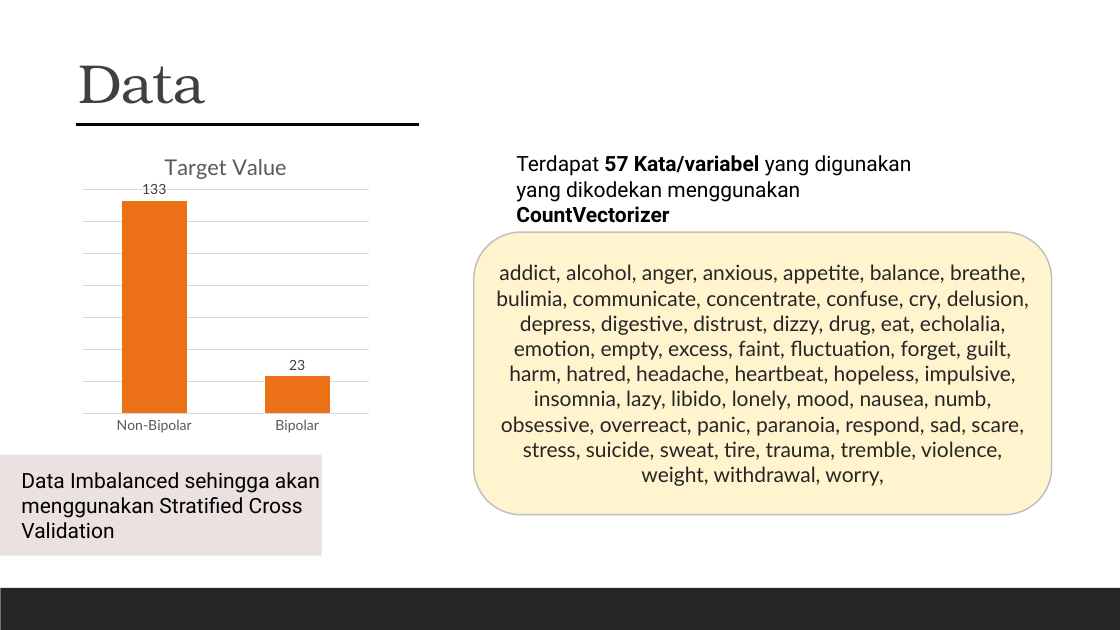
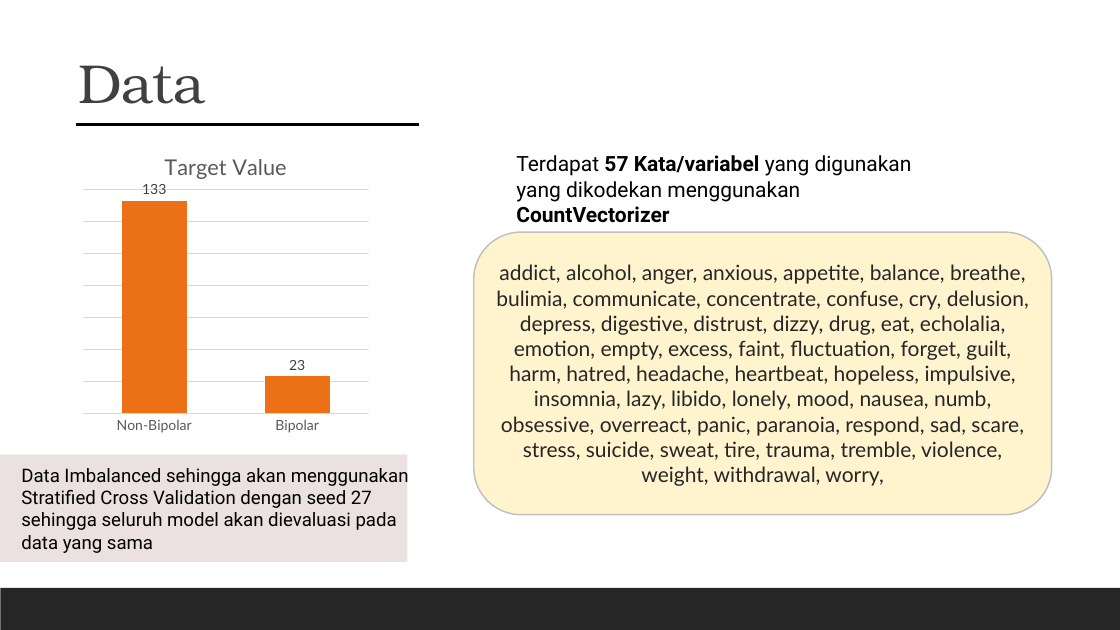
Before and after one commit to ekoptra/metamorphosis, a slide deck: slide 3 of Bipolar Prediction.pptx. Drawn at 1120x630 pixels with LibreOffice and Linux fonts; fonts in the diff are those of the drawing. Boxes give left, top, right and bottom in pixels: in the first picture for what was removed or moved away, otherwise in the second. Text is boxed around its words. In the diff, an @@ line names an element or a change of style, - is before the commit and + after.

```diff
--- a/Bipolar Prediction.pptx
+++ b/Bipolar Prediction.pptx
@@ rectangle: place and size @@
-rectangle at bbox=[0, 455, 322, 555]
+rectangle at bbox=[0, 455, 408, 562]
@@ text at bbox=[21, 468, 409, 553]: text changed; size 18 to 16 pt @@
-Data Imbalanced sehingga akan menggunakan Stratified Cross Validation
+Data Imbalanced sehingga akan menggunakan Stratified Cross Validation dengan seed 27 sehingga seluruh model akan dievaluasi pada data yang sama
```
Also in this commit, not shown: 5 other slides changed, 15 slides added, 4 other files.
